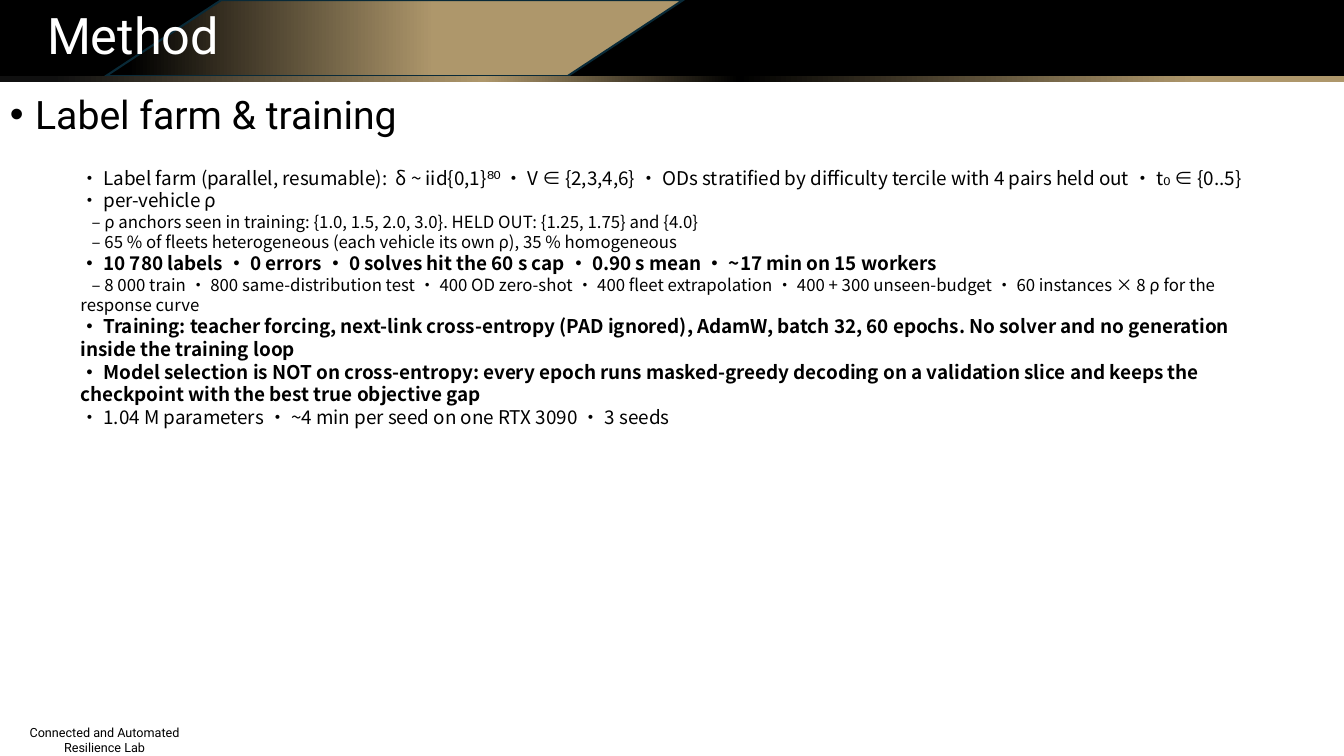
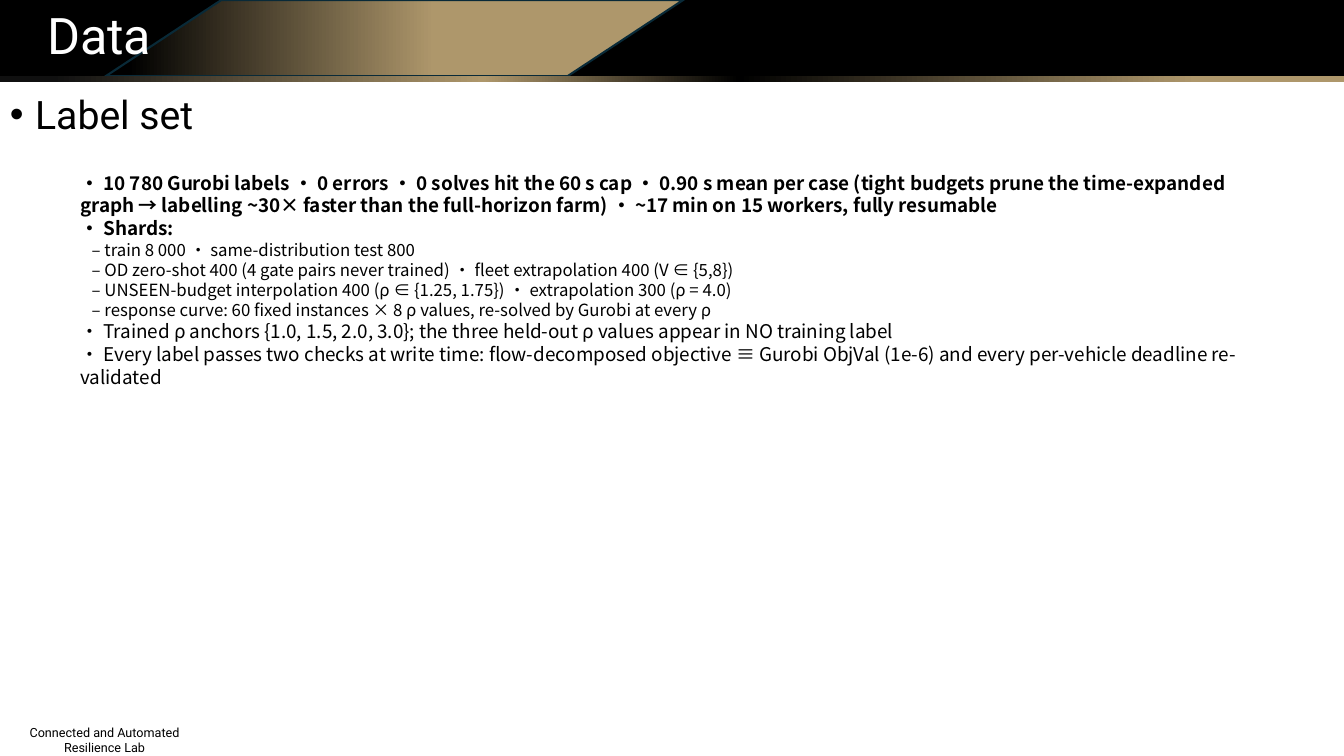
Before and after one commit to Dylan-Wyl10/RoboSense, a slide deck: slide 17 of experiments/20260804-budget-conditioning/ppt/sensing_routing_method_and_results.pptx (slide 11 before the commit). Drawn at 1344x756 pixels with LibreOffice and Linux fonts; fonts in the diff are those of the drawing; background and template pictures are left out. Boxes give left, top, right and bottom in pixels: in the first picture for what was removed or moved away, otherwise in the second. Text is boxed around its words. In the diff, an @@ line names an element or a change of style, - is before the commit and + after.

Commit message:
deck v2 (21 slides): budget-assignment algorithm slide, before/after objectives, rigorous alpha-switch proofs (rendered equations), literature matrix+takeaway, split training/generation pipelines, native editable architecture diagrams (elbow connectors)

```diff
--- a/experiments/20260804-budget-conditioning/ppt/sensing_routing_method_and_results.pptx
+++ b/experiments/20260804-budget-conditioning/ppt/sensing_routing_method_and_results.pptx
@@ text at bbox=[47, 18, 151, 66]: text changed @@
-Method
+Data
@@ text at bbox=[35, 99, 193, 130]: text changed @@
-• Label farm & training
+• Label set
@@ text at bbox=[80, 174, 1236, 385]: text changed @@
-• Label farm (parallel, resumable): δ ~ iid{0,1}⁸⁰ · V ∈ {2,3,4,6} · ODs stratified by difficulty tercile with 4 pairs held out · t₀ ∈ {0..5} · per-vehicle ρ
-– ρ anchors seen in training: {1.0, 1.5, 2.0, 3.0}. HELD OUT: {1.25, 1.75} and {4.0}
-– 65 % of fleets heterogeneous (each vehicle its own ρ), 35 % homogeneous
-• 10 780 labels · 0 errors · 0 solves hit the 60 s cap · 0.90 s mean · ~17 min on 15 workers
-– 8 000 train · 800 same-distribution test · 400 OD zero-shot · 400 fleet extrapolation · 400 + 300 unseen-budget · 60 instances × 8 ρ for the response curve
-• Training: teacher forcing, next-link cross-entropy (PAD ignored), AdamW, batch 32, 60 epochs. No solver and no generation inside the training loop
-• Model selection is NOT on cross-entropy: every epoch runs masked-greedy decoding on a validation slice and keeps the checkpoint with the best true objective gap
-• 1.04 M parameters · ~4 min per seed on one RTX 3090 · 3 seeds
+• 10 780 Gurobi labels · 0 errors · 0 solves hit the 60 s cap · 0.90 s mean per case (tight budgets prune the time-expanded graph → labelling ~30× faster than the full-horizon farm) · ~17 min on 15 workers, fully resumable
+• Shards:
+– train 8 000 · same-distribution test 800
+– OD zero-shot 400 (4 gate pairs never trained) · fleet extrapolation 400 (V ∈ {5,8})
+– UNSEEN-budget interpolation 400 (ρ ∈ {1.25, 1.75}) · extrapolation 300 (ρ = 4.0)
+– response curve: 60 fixed instances × 8 ρ values, re-solved by Gurobi at every ρ
+• Trained ρ anchors {1.0, 1.5, 2.0, 3.0}; the three held-out ρ values appear in NO training label
+• Every label passes two checks at write time: flow-decomposed objective ≡ Gurobi ObjVal (1e-6) and every per-vehicle deadline re-validated
```
Also in this commit, not shown: 5 other slides changed, 11 slides added, 5 slides removed, 13 other files.
